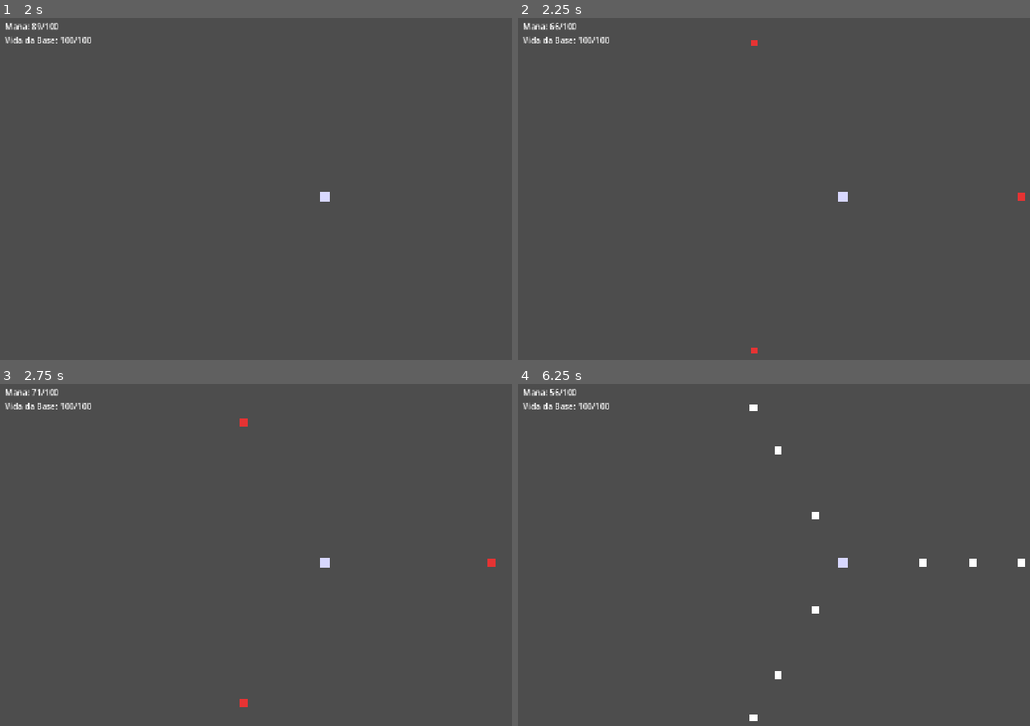
Above: before the commit, frames 1-4 (two rows, left to right).
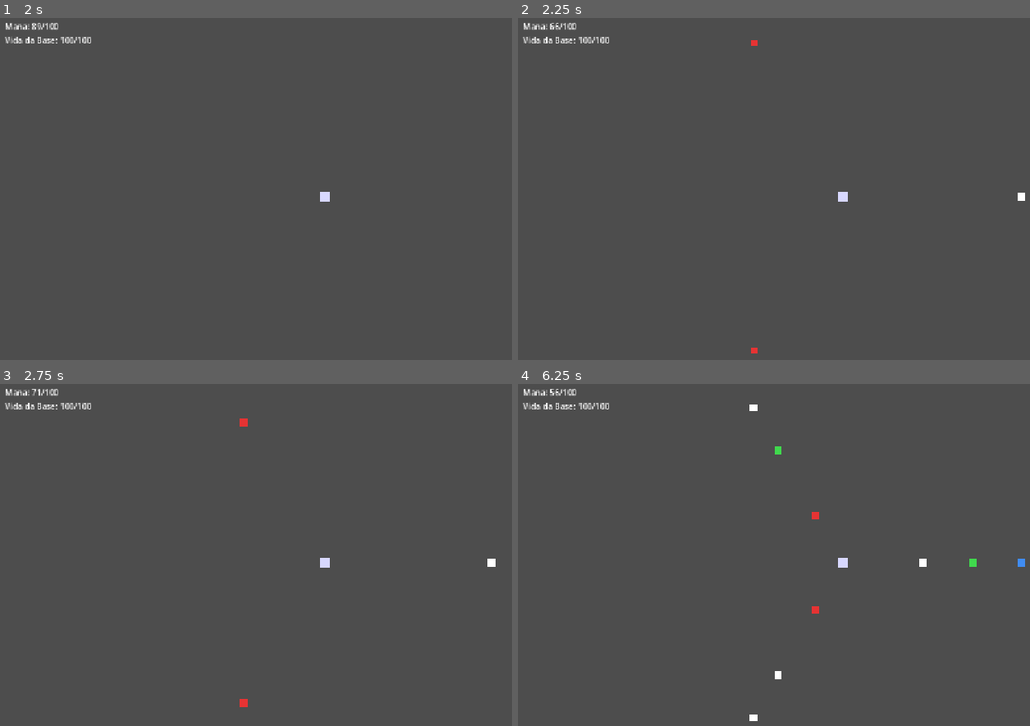
Above: after the commit, the same moments.

Repository: caua-developer/pixie-defense
Game: Godot game, scene res://scenes/main.tscn
Two runs of this game, one before a commit and one after it. Both use one fixed random seed, a clock stepped at 60 frames per second and the inputs below.
Inputs (mouse positions are in pixels of both pictures, inside the frame that each line leads up to):
- Up to frame 1 (2 s): tap Enter at 0.5 s; move the mouse to (471, 178) at 0.52 s; press the mouse at (471, 178) at 0.53 s; tap Space at 1.25 s; move the mouse to (194, 216) at 1.27 s; release the mouse at (194, 216) at 1.28 s; click (194, 216) at 1.35 s
- Up to frame 2 (2.25 s): tap Enter at 2 s; move the mouse to (907, 117) at 2.02 s; press the mouse at (907, 117) at 2.03 s
- Up to frame 3 (2.75 s): no input
- Up to frame 4 (6.25 s): move the mouse to (809, 637) at 2.77 s; release the mouse at (809, 637) at 2.78 s; click (809, 637) at 2.85 s; move the mouse to (outside the picture) at 3.52 s; press the mouse at (outside the picture) at 3.53 s; move the mouse to (646, 507) at 4.27 s; release the mouse at (646, 507) at 4.28 s; click (646, 507) at 4.35 s; move the mouse to (876, 561) at 5.02 s; press the mouse at (876, 561) at 5.03 s; move the mouse to (743, 469) at 5.77 s; release the mouse at (743, 469) at 5.78 s; click (743, 469) at 5.85 s

Frame 1 is identical in both runs. In frame 2, less than 0.1% of the frame differs, in the area x 97-100%, y 51-54%; in frame 3, less than 0.1%; in frame 4, 0.2%, in the area x 50-100%, y 18-68%.

Commit message:
fix: material de tint do inimigo era compartilhado entre instancias
Review final da Fase 2 encontrou que o ShaderMaterial em enemy.tscn
era um sub_resource unico reaproveitado por toda instancia de Enemy
(comportamento padrao de sub_resource em PackedScene). set_tier()
sobrescrevia o mesmo parametro pra todo inimigo vivo, entao a cor em
tela sempre refletia o ultimo spawn, nao o tier de cada inimigo.

Corrigido com resource_local_to_scene = true, confirmado via mat_id
distinto por instancia antes/depois do fix. Aproveitado tambem o
ajuste do shader para COLOR *= tint_color (preserva color/vertex
color em vez de sobrescrever, apontado no mesmo review).

Co-Authored-By: Claude Sonnet 5 <noreply@anthropic.com>

Diff:
--- a/scenes/enemy.tscn
+++ b/scenes/enemy.tscn
@@ -7,6 +7,7 @@
 radius = 12.0
 
 [sub_resource type="ShaderMaterial" id="enemy_tint_material"]
+resource_local_to_scene = true
 shader = ExtResource("tint_shader")
 shader_parameter/tint_color = Color(1, 1, 1, 1)
 
--- a/shaders/enemy_tint.gdshader
+++ b/shaders/enemy_tint.gdshader
@@ -3,6 +3,5 @@
 uniform vec4 tint_color : source_color = vec4(1.0, 1.0, 1.0, 1.0);
 
 void fragment() {
-	vec4 tex_color = texture(TEXTURE, UV);
-	COLOR = tex_color * tint_color;
+	COLOR *= tint_color;
 }
